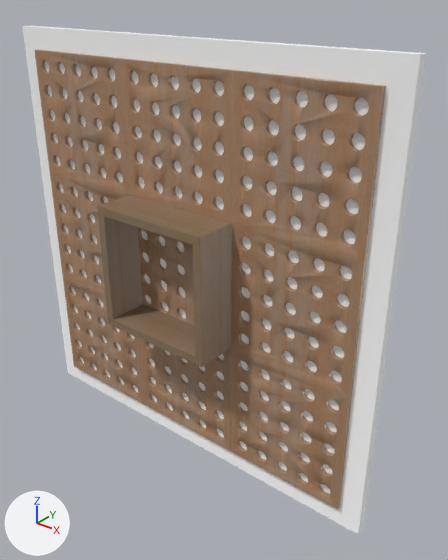
An edit to the Blender file 斑斓/斑斓工程/作品展示场景.blend, drawn before and after from the same camera.
The view is the same before and after, from a 50 mm lens placed at (0.888, -0.957, 1.102), pointed at (0.099, 0.029, 0.491). Arrows for +X, +Y and +Z are at lower left; the lights stay in place. The older version comes first.

Objects in the first picture: '立方体', '立方体.001', '立方体.002', '立方体.003', '立方体.004', '立方体.005', '立方体.006', '立方体.007', '立方体.008', '立方体.009', '立方体.010', '立方体.011'.
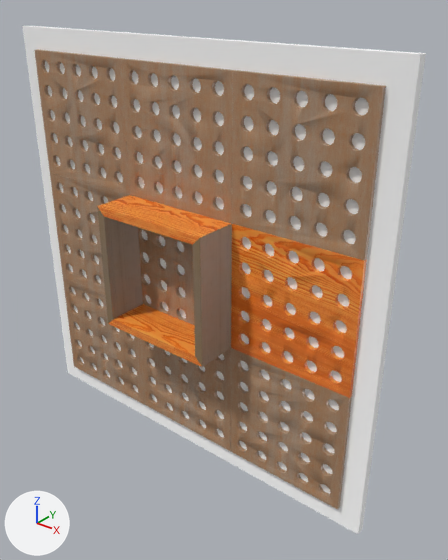
The change, as a list of edits to the scene's bpy script:
```text
Add img_1k_wood_fine_15_normal_jpg:
    img_1k_wood_fine_15_normal_jpg = load_image('1K-wood_fine_15-normal.jpg', '../斑斓资产/材质/wood_fine_15-1K/1K-wood_fine_15-normal.jpg', 1024, 727, 'Non-Color')
Add img_1k_wood_fine_15_ao_jpg:
    img_1k_wood_fine_15_ao_jpg = load_image('1K-wood_fine_15-ao.jpg', '../斑斓资产/材质/wood_fine_15-1K/1K-wood_fine_15-ao.jpg', 1024, 727, 'Non-Color')
Add img_1k_wood_fine_15_displacement_jpg:
    img_1k_wood_fine_15_displacement_jpg = load_image('1K-wood_fine_15-displacement.jpg', '../斑斓资产/材质/wood_fine_15-1K/1K-wood_fine_15-displacement.jpg', 1024, 727, 'Non-Color')
Add img_1k_wood_fine_15_diffuse_jpg:
    img_1k_wood_fine_15_diffuse_jpg = load_image('1K-wood_fine_15-diffuse.jpg', '../斑斓资产/材质/wood_fine_15-1K/1K-wood_fine_15-diffuse.jpg', 1024, 727, 'sRGB')
Add img_1k_wood_fine_15_specular_jpg:
    img_1k_wood_fine_15_specular_jpg = load_image('1K-wood_fine_15-specular.jpg', '../斑斓资产/材质/wood_fine_15-1K/1K-wood_fine_15-specular.jpg', 1024, 727, 'Non-Color')
Add mat_材质:
    mat_材质 = bpy.data.materials.new('材质')
    # uses the picture img_1k_wood_fine_15_ao_jpg
    # uses the picture img_1k_wood_fine_15_diffuse_jpg
    # uses the picture img_1k_wood_fine_15_displacement_jpg
    # uses the picture img_1k_wood_fine_15_normal_jpg
    # uses the picture img_1k_wood_fine_15_specular_jpg
Change me_立方体_004:
    where me_立方体_004.from_pydata(...)  # 8 vertices, 5 faces; spans x -0.01..0.01, y -0.05..0.05, z -0.15..0.0
    remove me_立方体_004.materials.append(mat_松木)
    add me_立方体_004.materials.append(mat_材质)
Change me_立方体_005:
    where me_立方体_005.from_pydata(...)  # 8 vertices, 6 faces; spans x -0.15..0.15, y -0.005..0.005, z -0.15..0.15
    remove me_立方体_005.materials.append(mat_榉木)
    add me_立方体_005.materials.append(mat_材质)
```

Pixel boxes (x1, y1, x2, y2) of what changed, in the pictures (448 x 560 px):
'立方体.004', recoloured (brown to orange)
    both: (231, 224, 367, 398)
'立方体.003', recoloured (brown to orange)
    both: (97, 195, 231, 367)
